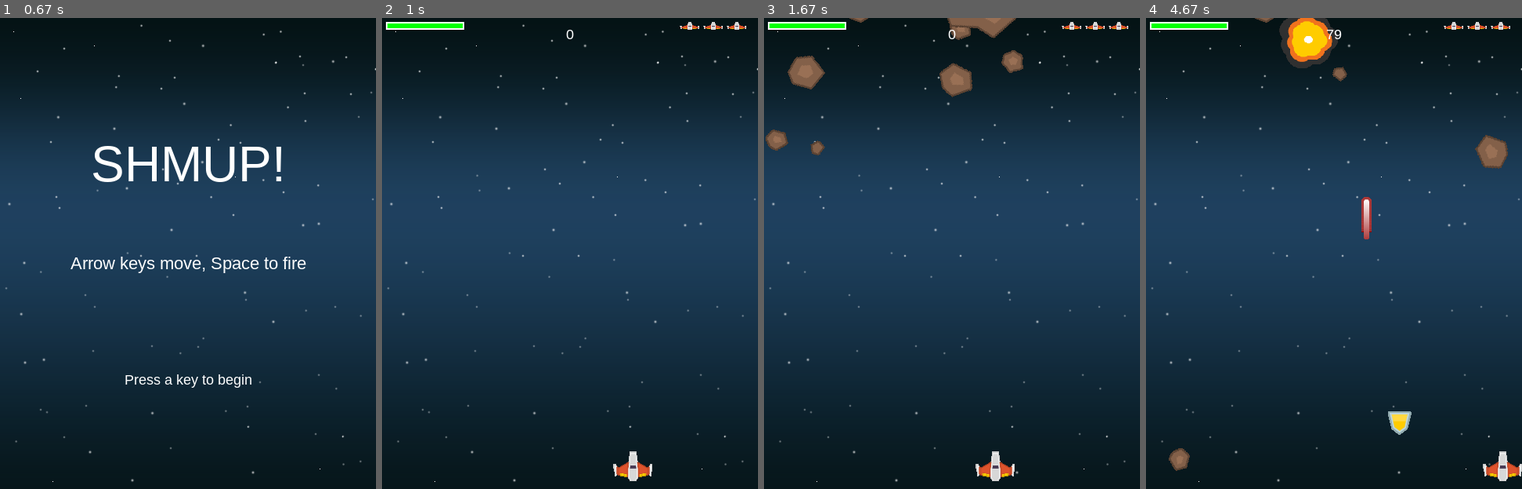
Above: before the commit, frames 1-4 (left to right).
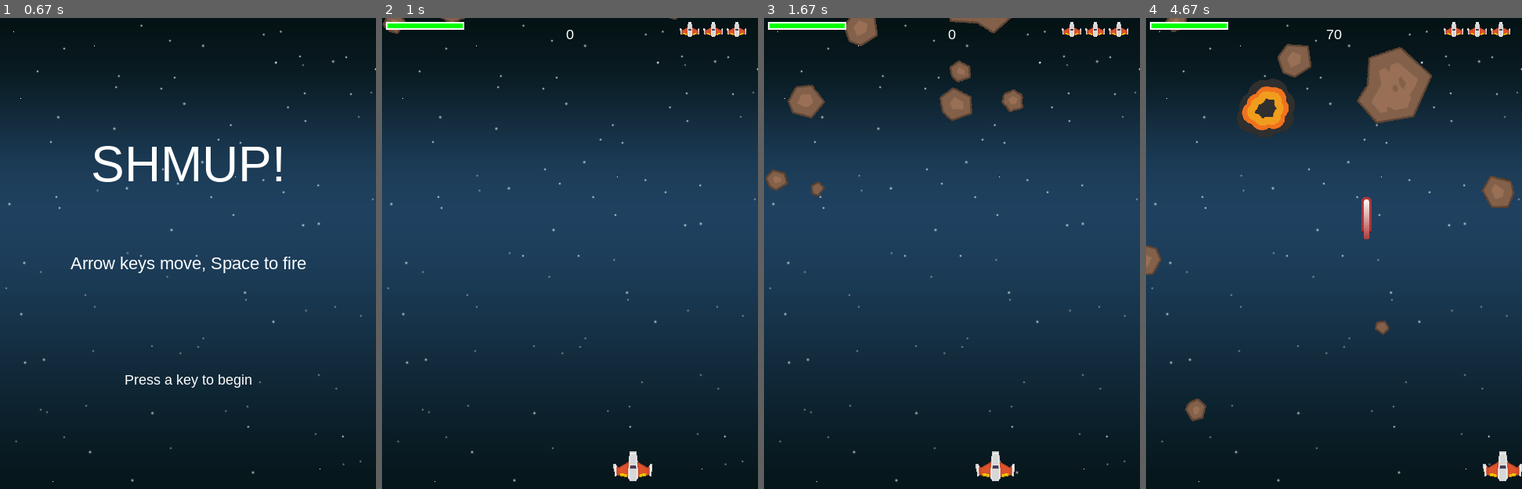
Above: after the commit, the same moments.

Repository: herijr/estudo-pygame
Game: pygame game, started from main.py
The game is run twice, just before and just after one commit, with the same random seed, the same clock (stepped at 60 frames per second) and the same inputs.
Inputs:
- Up to frame 1 (0.67 s): hold Right from 0.33 s (still down)
- Up to frame 2 (1 s): release Right at 0.8 s; hold Right from 0.83 s (still down)
- Up to frame 3 (1.67 s): release Right at 1.3 s; hold Left from 1.33 s (still down)
- Up to frame 4 (4.67 s): release Left at 1.87 s; hold Left 1.9-2.3 s; hold Right 2.33-2.97 s; tap Space at 3, 3.4, 3.7, 3.9, 4.2, 4.4 s; hold Left 3.33-3.8 s; hold Right 3.83-4.3 s; hold Right from 4.33 s (still down)

Frame 1 is identical in both runs. In frame 2, 0.4% of the frame differs, in the area x 0-97%, y 0-4%; in frame 3, 3.7%; in frame 4, 7.4%, in the area x 0-99%, y 0-97%.

Commit message:
ajustes finais e creditos aos autores

Diff:
--- a/main.py
+++ b/main.py
@@ -1,10 +1,15 @@
+# KidsCanCode - Game Development with Pygame video series
+# Shmup game
+# Video link: https://www.youtube.com/watch?v=Z2K2Yttvr5g
+# Frozen Jam by tgfcoder <https://twitter.com/tgfcoder> licensed under CC-BY-3
+# Art from Kenney.nl
+
 import pygame
 import random
 from os import path
 
 img_dir = path.join(path.dirname(__file__), 'img')
 snd_dir = path.join(path.dirname(__file__), 'snd')
-
 
 WIDTH = 480
 HEIGHT = 600
@@ -33,17 +38,11 @@
     text_rect = text_surface.get_rect()
     text_rect.midtop = (x, y)
     surf.blit(text_surface, text_rect)
+
 def newmob():
     m = Mob()
     all_sprites.add(m)
     mobs.add(m)
-
-def draw_lives(surf, x, y, lives, img):
-    for i in range(lives):
-        img_rect = img.get_rect()
-        img_rect.x = x + 30 * i
-        img_rect.y = y
-        surf.blit(img, img_rect)
 
 def draw_shield_bar(surf, x, y, pct):
     if pct < 0:
@@ -56,6 +55,12 @@
     pygame.draw.rect(surf, GREEN, fill_rect)
     pygame.draw.rect(surf, WHITE, outline_rect, 2)
 
+def draw_lives(surf, x, y, lives, img):
+    for i in range(lives):
+        img_rect = img.get_rect()
+        img_rect.x = x + 30 * i
+        img_rect.y = y
+        surf.blit(img, img_rect)
 
 class Player(pygame.sprite.Sprite):
     def __init__(self):
@@ -73,20 +78,22 @@
         self.last_shot = pygame.time.get_ticks()
         self.lives = 3
         self.hidden = False
-        self._hide_timer = pygame.time.get_ticks()
-        self.power =1
+        self.hide_timer = pygame.time.get_ticks()
+        self.power = 1
         self.power_time = pygame.time.get_ticks()
 
     def update(self):
         # timeout for powerups
-        if self.power >=2 and pygame.time.get_ticks() - self.power_time > POWERUP_TIME:
+        if self.power >= 2 and pygame.time.get_ticks() - self.power_time > POWERUP_TIME:
             self.power -= 1
             self.power_time = pygame.time.get_ticks()
+
         # unhide if hidden
         if self.hidden and pygame.time.get_ticks() - self.hide_timer > 1000:
             self.hidden = False
             self.rect.centerx = WIDTH / 2
             self.rect.bottom = HEIGHT - 10
+
         self.speedx = 0
         keystate = pygame.key.get_pressed()
         if keystate[pygame.K_LEFT]:
@@ -124,7 +131,7 @@
                 shoot_sound.play()
 
     def hide(self):
-        # hide the player temporaly
+        # hide the player temporarily
         self.hidden = True
         self.hide_timer = pygame.time.get_ticks()
         self.rect.center = (WIDTH / 2, HEIGHT + 200)
@@ -139,12 +146,13 @@
         self.radius = int(self.rect.width * .85 / 2)
         # pygame.draw.circle(self.image, RED, self.rect.center, self.radius)
         self.rect.x = random.randrange(WIDTH - self.rect.width)
-        self.rect.y = random.randrange(-150, -100)
+        self.rect.bottom = random.randrange(-80, -20)
         self.speedy = random.randrange(1, 8)
         self.speedx = random.randrange(-3, 3)
         self.rot = 0
         self.rot_speed = random.randrange(-8, 8)
         self.last_update = pygame.time.get_ticks()
+
     def rotate(self):
         now = pygame.time.get_ticks()
         if now - self.last_update > 50:
@@ -160,7 +168,7 @@
         self.rotate()
         self.rect.x += self.speedx
         self.rect.y += self.speedy
-        if self.rect.top > HEIGHT + 10 or self.rect.left < -25 or self.rect.right > WIDTH + 20:
+        if self.rect.top > HEIGHT + 10 or self.rect.left < -100 or self.rect.right > WIDTH + 100:
             self.rect.x = random.randrange(WIDTH - self.rect.width)
             self.rect.y = random.randrange(-100, -40)
             self.speedy = random.randrange(1, 8)
@@ -174,6 +182,22 @@
         self.rect.bottom = y
         self.rect.centerx = x
         self.speedy = -10
+
+    def update(self):
+        self.rect.y += self.speedy
+        # kill if it moves off the top of the screen
+        if self.rect.bottom < 0:
+            self.kill()
+
+class Pow(pygame.sprite.Sprite):
+    def __init__(self, center):
+        pygame.sprite.Sprite.__init__(self)
+        self.type = random.choice(['shield', 'gun'])
+        self.image = powerup_images[self.type]
+        self.image.set_colorkey(BLACK)
+        self.rect = self.image.get_rect()
+        self.rect.center = center
+        self.speedy = 5
 
     def update(self):
         self.rect.y += self.speedy
@@ -181,23 +205,6 @@
         if self.rect.top > HEIGHT:
             self.kill()
 
-class Pow(pygame.sprite.Sprite):
-    def __init__(self, center):
-        pygame.sprite.Sprite.__init__(self)
-        self.type = random.choice(['shield', 'gun'])
-        self.image = powerup_images[self.type]
-        self.image.set_colorkey(BLACK)
-        self.rect = self.image.get_rect()
-        self.rect.center = center
-        self.speedy = 5
-
-    def update(self):
-        self.rect.y += self.speedy
-        # kill if it moves off the top of the screen
-        if self.rect.bottom < 0:
-            self.kill()
-
-
 class Explosion(pygame.sprite.Sprite):
     def __init__(self, center, size):
         pygame.sprite.Sprite.__init__(self)
@@ -208,6 +215,7 @@
         self.frame = 0
         self.last_update = pygame.time.get_ticks()
         self.frame_rate = 75
+
     def update(self):
         now = pygame.time.get_ticks()
         if now - self.last_update > self.frame_rate:
@@ -224,7 +232,8 @@
 def show_go_screen():
     screen.blit(background, background_rect)
     draw_text(screen, "SHMUP!", 64, WIDTH / 2, HEIGHT / 4)
-    draw_text(screen, "Arrow keys move, Space to fire", 22, WIDTH / 2, HEIGHT / 2)
+    draw_text(screen, "Arrow keys move, Space to fire", 22,
+              WIDTH / 2, HEIGHT / 2)
     draw_text(screen, "Press a key to begin", 18, WIDTH / 2, HEIGHT * 3 / 4)
     pygame.display.flip()
     waiting = True
@@ -240,19 +249,19 @@
 background = pygame.image.load(path.join(img_dir, "starfield.png")).convert()
 background_rect = background.get_rect()
 player_img = pygame.image.load(path.join(img_dir, "playerShip1_orange.png")).convert()
-player_mini_img = pygame.transform.scale(player_img, (25, 10))
+player_mini_img = pygame.transform.scale(player_img, (25, 19))
 player_mini_img.set_colorkey(BLACK)
 bullet_img = pygame.image.load(path.join(img_dir, "laserRed16.png")).convert()
 meteor_images = []
-meteor_list = ['meteorBrown_big1.png', 'meteorBrown_big2.png', 'meteorBrown_med1.png', 'meteorBrown_med3.png', 'meteorBrown_small1.png', 'meteorBrown_small2.png', 'meteorBrown_tiny1.png']
+meteor_list = ['meteorBrown_big1.png', 'meteorBrown_med1.png', 'meteorBrown_med1.png',
+               'meteorBrown_med3.png', 'meteorBrown_small1.png', 'meteorBrown_small2.png',
+               'meteorBrown_tiny1.png']
 for img in meteor_list:
     meteor_images.append(pygame.image.load(path.join(img_dir, img)).convert())
-
 explosion_anim = {}
 explosion_anim['lg'] = []
 explosion_anim['sm'] = []
 explosion_anim['player'] = []
-
 for i in range(9):
     filename = 'regularExplosion0{}.png'.format(i)
     img = pygame.image.load(path.join(img_dir, filename)).convert()
@@ -265,10 +274,10 @@
     img = pygame.image.load(path.join(img_dir, filename)).convert()
     img.set_colorkey(BLACK)
     explosion_anim['player'].append(img)
-
 powerup_images = {}
-powerup_images['shield'] = pygame.image.load(path.join(img_dir, "shield_gold.png")).convert()
-powerup_images['gun'] = pygame.image.load(path.join(img_dir, "bolt_gold.png")).convert()
+powerup_images['shield'] = pygame.image.load(path.join(img_dir, 'shield_gold.png')).convert()
+powerup_images['gun'] = pygame.image.load(path.join(img_dir, 'bolt_gold.png')).convert()
+
 
 # Load all game sounds
 shoot_sound = pygame.mixer.Sound(path.join(snd_dir, 'pew.wav'))
@@ -281,8 +290,7 @@
 pygame.mixer.music.load(path.join(snd_dir, 'tgfcoder-FrozenJam-SeamlessLoop.ogg'))
 pygame.mixer.music.set_volume(0.4)
 
-pygame.mixer.music.play()
-
+pygame.mixer.music.play(-1)
 # Game loop
 game_over = True
 running = True
@@ -297,7 +305,7 @@
         player = Player()
         all_sprites.add(player)
         for i in range(8):
-                newmob()
+            newmob()
         score = 0
 
     # keep loop running at the right speed
@@ -318,7 +326,7 @@
         random.choice(expl_sounds).play()
         expl = Explosion(hit.rect.center, 'lg')
         all_sprites.add(expl)
-        if random.random () > 0.5:
+        if random.random() > 0.9:
             pow = Pow(hit.rect.center)
             all_sprites.add(pow)
             powerups.add(pow)
@@ -327,7 +335,7 @@
     # check to see if a mob hit the player
     hits = pygame.sprite.spritecollide(player, mobs, True, pygame.sprite.collide_circle)
     for hit in hits:
-        player.shield -= 30
+        player.shield -= hit.radius * 2
         expl = Explosion(hit.rect.center, 'sm')
         all_sprites.add(expl)
         newmob()
@@ -359,7 +367,7 @@
     screen.fill(BLACK)
     screen.blit(background, background_rect)
     all_sprites.draw(screen)
-    draw_text(screen, str(score), 18, WIDTH /2, 10)
+    draw_text(screen, str(score), 18, WIDTH / 2, 10)
     draw_shield_bar(screen, 5, 5, player.shield)
     draw_lives(screen, WIDTH - 100, 5, player.lives, player_mini_img)
     # *after* drawing everything, flip the display
